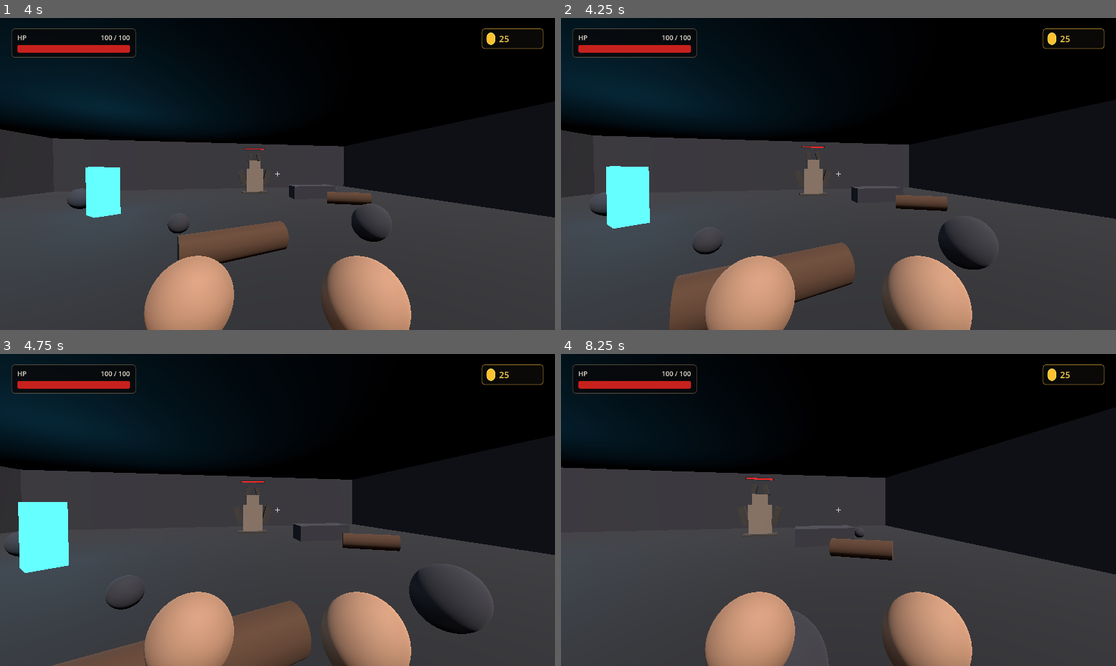
Above: before the commit, frames 1-4 (two rows, left to right).
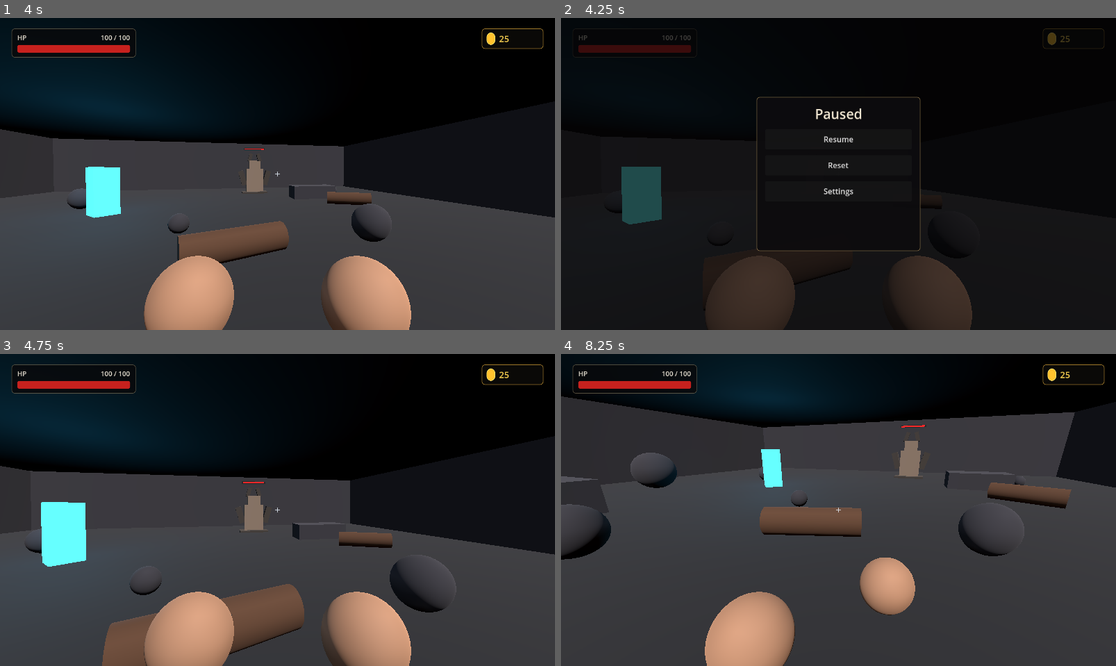
Above: after the commit, the same moments.

Repository: carljaden/gianttime
Game: Godot game, scene res://scenes/main.tscn
The game is run twice, just before and just after one commit, with the same random seed, the same clock (stepped at 60 frames per second) and the same inputs.
Inputs (mouse positions are in pixels of both pictures, inside the frame that each line leads up to):
- Up to frame 1 (4 s): tap Enter at 0.5 s; move the mouse to (305, 174) at 0.52 s; hold Shift (sprint) 0.53-1.28 s; hold W (move_forward) from 0.53 s (still down); click (305, 174) at 0.67 s; tap Space (jump) at 0.77, 1.52, 3.02, 3.77 s; move the mouse to (249, 174) at 1.27 s; tap E at 1.35 s; click (249, 174) at 1.42 s; move the mouse to (288, 167) at 2.02 s; hold Q 2.03-2.78 s; click (288, 167) at 2.17 s; move the mouse to (271, 180) at 2.77 s; tap Shift (sprint) at 2.85 s; click (271, 180) at 2.92 s; move the mouse to (316, 177) at 3.52 s; hold E from 3.53 s (still down); click (316, 177) at 3.67 s
- Up to frame 2 (4.25 s): keep holding W (move_forward); keep holding E; tap Escape (ui_cancel) at 4.15 s
- Up to frame 3 (4.75 s): release W (move_forward) at 4.25 s; release E at 4.25 s; click (277, 475) at 4.25 s, where only the run after the commit has a clickable "Resume"
- Up to frame 4 (8.25 s): tap Space (jump) at 5, 5.27, 6.77, 7.52 s; move the mouse to (672, 463) at 5.02 s; hold A (move_left) 5.03-5.78 s; tap Q at 5.1 s; click (672, 463) at 5.17 s; move the mouse to (866, 510) at 5.77 s; hold S (move_back) 5.78-6.53 s; hold Shift (sprint) 5.78-6.53 s; click (866, 510) at 5.92 s; move the mouse to (755, 432) at 6.52 s; hold D (move_right) 6.53-7.28 s; tap E at 6.6 s; click (755, 432) at 6.67 s; move the mouse to (960, 494) at 7.27 s; hold W (move_forward) 7.28-8.03 s; hold Q 7.28-8.03 s; click (960, 494) at 7.42 s; move the mouse to (727, 525) at 8.02 s; hold D (move_right) from 8.03 s (still down); tap Shift (sprint) at 8.1 s; click (727, 525) at 8.17 s

Frame 1 is identical in both runs. In frame 2, 57% of the frame differs, in the area x 0-100%, y 3-100%; in frame 3, 6.5%; in frame 4, 39%.

Commit message:
Menu added

Diff:
--- a/scenes/main.tscn
+++ b/scenes/main.tscn
@@ -1,9 +1,10 @@
-[gd_scene load_steps=63 format=3 uid="uid://tmc42etns2k4"]
+[gd_scene load_steps=64 format=3 uid="uid://tmc42etns2k4"]
 
 [ext_resource type="PackedScene" path="res://scenes/player/player.tscn" id="1_player"]
 [ext_resource type="PackedScene" path="res://scenes/ui/hud.tscn" id="2_hud"]
 [ext_resource type="Script" uid="uid://cdcqsyw4jmb7f" path="res://scripts/combat/target_dummy.gd" id="3_target_dummy"]
 [ext_resource type="Script" uid="uid://j104wtgewdoq" path="res://scripts/combat/movable_object.gd" id="4_movable_object"]
+[ext_resource type="PackedScene" path="res://scenes/ui/game_menu.tscn" id="5_game_menu"]
 
 [sub_resource type="BoxMesh" id="mesh_spawn_ground"]
 size = Vector3(28, 0.25, 18)
@@ -210,6 +211,8 @@
 
 [node name="HUD" parent="." instance=ExtResource("2_hud")]
 
+[node name="GameMenu" parent="." instance=ExtResource("5_game_menu")]
+
 [node name="OutdoorSpawn" type="Node3D" parent="."]
 
 [node name="SpawnGround" type="StaticBody3D" parent="OutdoorSpawn"]
--- /dev/null
+++ b/scenes/ui/game_menu.tscn
@@ -0,0 +1,134 @@
+[gd_scene load_steps=7 format=3 uid="uid://game_menu_overlay"]
+
+[ext_resource type="Script" path="res://scripts/ui/game_menu.gd" id="1_menu"]
+
+[sub_resource type="StyleBoxFlat" id="StyleBoxFlat_dim"]
+bg_color = Color(0.02, 0.018, 0.022, 0.72)
+
+[sub_resource type="StyleBoxFlat" id="StyleBoxFlat_panel"]
+bg_color = Color(0.05, 0.045, 0.055, 0.94)
+border_width_left = 1
+border_width_top = 1
+border_width_right = 1
+border_width_bottom = 1
+border_color = Color(0.7, 0.58, 0.36, 0.7)
+corner_radius_top_left = 6
+corner_radius_top_right = 6
+corner_radius_bottom_right = 6
+corner_radius_bottom_left = 6
+content_margin_left = 18.0
+content_margin_top = 16.0
+content_margin_right = 18.0
+content_margin_bottom = 16.0
+
+[sub_resource type="LabelSettings" id="LabelSettings_title"]
+font_size = 28
+font_color = Color(0.94, 0.9, 0.82, 1)
+
+[sub_resource type="LabelSettings" id="LabelSettings_header"]
+font_size = 18
+font_color = Color(0.94, 0.9, 0.82, 1)
+
+[sub_resource type="Theme" id="Theme_menu"]
+
+[node name="GameMenu" type="CanvasLayer"]
+process_mode = 3
+script = ExtResource("1_menu")
+
+[node name="Root" type="Control" parent="."]
+layout_mode = 3
+anchors_preset = 15
+anchor_right = 1.0
+anchor_bottom = 1.0
+grow_horizontal = 2
+grow_vertical = 2
+mouse_filter = 0
+
+[node name="Dim" type="Panel" parent="Root"]
+layout_mode = 1
+anchors_preset = 15
+anchor_right = 1.0
+anchor_bottom = 1.0
+grow_horizontal = 2
+grow_vertical = 2
+theme_override_styles/panel = SubResource("StyleBoxFlat_dim")
+
+[node name="MenuPanel" type="PanelContainer" parent="Root"]
+layout_mode = 1
+anchors_preset = 8
+anchor_left = 0.5
+anchor_top = 0.5
+anchor_right = 0.5
+anchor_bottom = 0.5
+offset_left = -170.0
+offset_top = -160.0
+offset_right = 170.0
+offset_bottom = 160.0
+grow_horizontal = 2
+grow_vertical = 2
+theme_override_styles/panel = SubResource("StyleBoxFlat_panel")
+
+[node name="MenuMargin" type="MarginContainer" parent="Root/MenuPanel"]
+layout_mode = 2
+
+[node name="MenuStack" type="VBoxContainer" parent="Root/MenuPanel/MenuMargin"]
+layout_mode = 2
+theme_override_constants/separation = 12
+
+[node name="Title" type="Label" parent="Root/MenuPanel/MenuMargin/MenuStack"]
+layout_mode = 2
+text = "Paused"
+label_settings = SubResource("LabelSettings_title")
+horizontal_alignment = 1
+
+[node name="ResumeButton" type="Button" parent="Root/MenuPanel/MenuMargin/MenuStack"]
+custom_minimum_size = Vector2(240, 42)
+layout_mode = 2
+text = "Resume"
+
+[node name="ResetButton" type="Button" parent="Root/MenuPanel/MenuMargin/MenuStack"]
+custom_minimum_size = Vector2(240, 42)
+layout_mode = 2
+text = "Reset"
+
+[node name="SettingsButton" type="Button" parent="Root/MenuPanel/MenuMargin/MenuStack"]
+custom_minimum_size = Vector2(240, 42)
+layout_mode = 2
+text = "Settings"
+
+[node name="SettingsPanel" type="PanelContainer" parent="Root"]
+unique_name_in_owner = true
+layout_mode = 1
+anchors_preset = 8
+anchor_left = 0.5
+anchor_top = 0.5
+anchor_right = 0.5
+anchor_bottom = 0.5
+offset_left = 205.0
+offset_top = -260.0
+offset_right = 735.0
+offset_bottom = 260.0
+grow_horizontal = 2
+grow_vertical = 2
+theme_override_styles/panel = SubResource("StyleBoxFlat_panel")
+
+[node name="SettingsMargin" type="MarginContainer" parent="Root/SettingsPanel"]
+layout_mode = 2
+
+[node name="SettingsStack" type="VBoxContainer" parent="Root/SettingsPanel/SettingsMargin"]
+layout_mode = 2
+theme_override_constants/separation = 10
+
+[node name="SettingsTitle" type="Label" parent="Root/SettingsPanel/SettingsMargin/SettingsStack"]
+layout_mode = 2
+text = "Settings"
+label_settings = SubResource("LabelSettings_header")
+
+[node name="SettingsList" type="VBoxContainer" parent="Root/SettingsPanel/SettingsMargin/SettingsStack"]
+unique_name_in_owner = true
+layout_mode = 2
+theme_override_constants/separation = 6
+
+[connection signal="pressed" from="Root/MenuPanel/MenuMargin/MenuStack/ResumeButton" to="." method="_on_resume_pressed"]
+[connection signal="pressed" from="Root/MenuPanel/MenuMargin/MenuStack/ResetButton" to="." method="_on_reset_pressed"]
+[connection signal="pressed" from="Root/MenuPanel/MenuMargin/MenuStack/SettingsButton" to="." method="_on_settings_pressed"]
--- a/scripts/first_person_controller.gd
+++ b/scripts/first_person_controller.gd
@@ -91,20 +91,26 @@
 	if event.is_action_pressed("ui_cancel"):
 		if _is_tactical_planning:
 			_set_tactical_planning(false)
-		elif Input.mouse_mode == Input.MOUSE_MODE_CAPTURED:
-			Input.mouse_mode = Input.MOUSE_MODE_VISIBLE
+		elif _toggle_game_menu():
+			pass
 		else:
-			Input.mouse_mode = Input.MOUSE_MODE_CAPTURED
+			if Input.mouse_mode == Input.MOUSE_MODE_CAPTURED:
+				Input.mouse_mode = Input.MOUSE_MODE_VISIBLE
+			else:
+				Input.mouse_mode = Input.MOUSE_MODE_CAPTURED
 
 
 func _process(_delta: float) -> void:
+	if _is_game_menu_open():
+		return
+
 	if _is_tactical_planning:
 		_update_hovered_nodes()
 		_update_selected_impulse_from_keys()
 
 
 func _physics_process(delta: float) -> void:
-	if _is_tactical_planning:
+	if _is_tactical_planning or _is_game_menu_open():
 		return
 
 	if not is_on_floor():
@@ -392,3 +398,20 @@
 
 	if collider is RigidBody3D:
 		(collider as RigidBody3D).apply_central_impulse(direction * punch_impulse)
+
+
+func _toggle_game_menu() -> bool:
+	var menu := get_tree().get_first_node_in_group("game_menu")
+	if menu == null or not menu.has_method("toggle_menu"):
+		return false
+
+	menu.call("toggle_menu")
+	return true
+
+
+func _is_game_menu_open() -> bool:
+	var menu := get_tree().get_first_node_in_group("game_menu")
+	if menu == null or not menu.has_method("is_open"):
+		return false
+
+	return bool(menu.call("is_open"))
--- /dev/null
+++ b/scripts/ui/game_menu.gd
@@ -0,0 +1,142 @@
+extends CanvasLayer
+
+@onready var root: Control = $Root
+@onready var settings_list: VBoxContainer = %SettingsList
+@onready var settings_panel: PanelContainer = %SettingsPanel
+
+var _player: Node
+var _settings_controls: Dictionary = {}
+
+var _settings := [
+	{"label": "Mouse Look", "property": "mouse_sensitivity", "min": 0.0005, "max": 0.01, "step": 0.0005},
+	{"label": "Default Force", "property": "planning_default_magnitude", "min": 1.0, "max": 60.0, "step": 1.0},
+	{"label": "Direction Sensitivity", "property": "planning_direction_turn_rate", "min": 0.25, "max": 12.0, "step": 0.25},
+	{"label": "Scroll Force Step", "property": "planning_scroll_magnitude_step", "min": 0.5, "max": 12.0, "step": 0.5},
+	{"label": "Maximum Force", "property": "maximum_planned_impulse", "min": 5.0, "max": 100.0, "step": 1.0},
+	{"label": "Auto Target Force", "property": "auto_target_impulse", "min": 5.0, "max": 100.0, "step": 1.0},
+	{"label": "Pull To Head Force", "property": "pull_to_head_impulse", "min": 5.0, "max": 100.0, "step": 1.0},
+	{"label": "Punch Damage", "property": "punch_damage", "min": 1.0, "max": 50.0, "step": 1.0},
+	{"label": "Punch Range", "property": "punch_range", "min": 0.5, "max": 5.0, "step": 0.1},
+	{"label": "Punch Push", "property": "punch_impulse", "min": 0.0, "max": 40.0, "step": 1.0},
+	{"label": "Punch Cooldown", "property": "punch_cooldown", "min": 0.05, "max": 2.0, "step": 0.05},
+]
+
+
+func _ready() -> void:
+	process_mode = Node.PROCESS_MODE_ALWAYS
+	add_to_group("game_menu")
+	root.visible = false
+	settings_panel.visible = false
+	_build_settings()
+	await get_tree().process_frame
+	_player = get_tree().get_first_node_in_group("player")
+	_sync_settings_from_player()
+
+
+func open_menu() -> void:
+	_player = get_tree().get_first_node_in_group("player")
+	_sync_settings_from_player()
+	root.visible = true
+	get_tree().paused = true
+	Input.mouse_mode = Input.MOUSE_MODE_VISIBLE
+
+
+func close_menu() -> void:
+	root.visible = false
+	settings_panel.visible = false
+	get_tree().paused = false
+	Input.mouse_mode = Input.MOUSE_MODE_CAPTURED
+
+
+func toggle_menu() -> void:
+	if root.visible:
+		close_menu()
+	else:
+		open_menu()
+
+
+func is_open() -> bool:
+	return root.visible
+
+
+func _on_resume_pressed() -> void:
+	close_menu()
+
+
+func _on_reset_pressed() -> void:
+	get_tree().paused = false
+	get_tree().reload_current_scene()
+
+
+func _on_settings_pressed() -> void:
+	settings_panel.visible = not settings_panel.visible
+
+
+func _build_settings() -> void:
+	for setting in _settings:
+		var row := HBoxContainer.new()
+		row.custom_minimum_size = Vector2(460, 34)
+		settings_list.add_child(row)
+
+		var label := Label.new()
+		label.text = setting["label"]
+		label.custom_minimum_size = Vector2(210, 0)
+		row.add_child(label)
+
+		var slider := HSlider.new()
+		slider.size_flags_horizontal = Control.SIZE_EXPAND_FILL
+		slider.min_value = setting["min"]
+		slider.max_value = setting["max"]
+		slider.step = setting["step"]
+		row.add_child(slider)
+
+		var value_label := Label.new()
+		value_label.custom_minimum_size = Vector2(64, 0)
+		value_label.horizontal_alignment = HORIZONTAL_ALIGNMENT_RIGHT
+		row.add_child(value_label)
+
+		var property_name: String = setting["property"]
+		_settings_controls[property_name] = {
+			"slider": slider,
+			"value_label": value_label,
+			"step": float(setting["step"]),
+		}
+		slider.value_changed.connect(
+			func(value: float) -> void:
+				_apply_setting(property_name, value)
+		)
+
+
+func _sync_settings_from_player() -> void:
+	if _player == null:
+		return
+
+	for property_name in _settings_controls.keys():
+		var value: float = float(_player.get(property_name))
+		var slider: HSlider = _settings_controls[property_name]["slider"]
+		slider.set_value_no_signal(value)
+		_update_value_label(property_name, value)
+
+
+func _apply_setting(property_name: String, value: float) -> void:
+	if _player == null:
+		return
+
+	var current_value = _player.get(property_name)
+	if current_value is int:
+		_player.set(property_name, roundi(value))
+	else:
+		_player.set(property_name, value)
+
+	_update_value_label(property_name, value)
+
+
+func _update_value_label(property_name: String, value: float) -> void:
+	var value_label: Label = _settings_controls[property_name]["value_label"]
+	var step: float = _settings_controls[property_name]["step"]
+	if step < 0.1:
+		value_label.text = "%.4f" % value
+	elif step < 1.0:
+		value_label.text = "%.2f" % value
+	else:
+		value_label.text = "%.0f" % value
